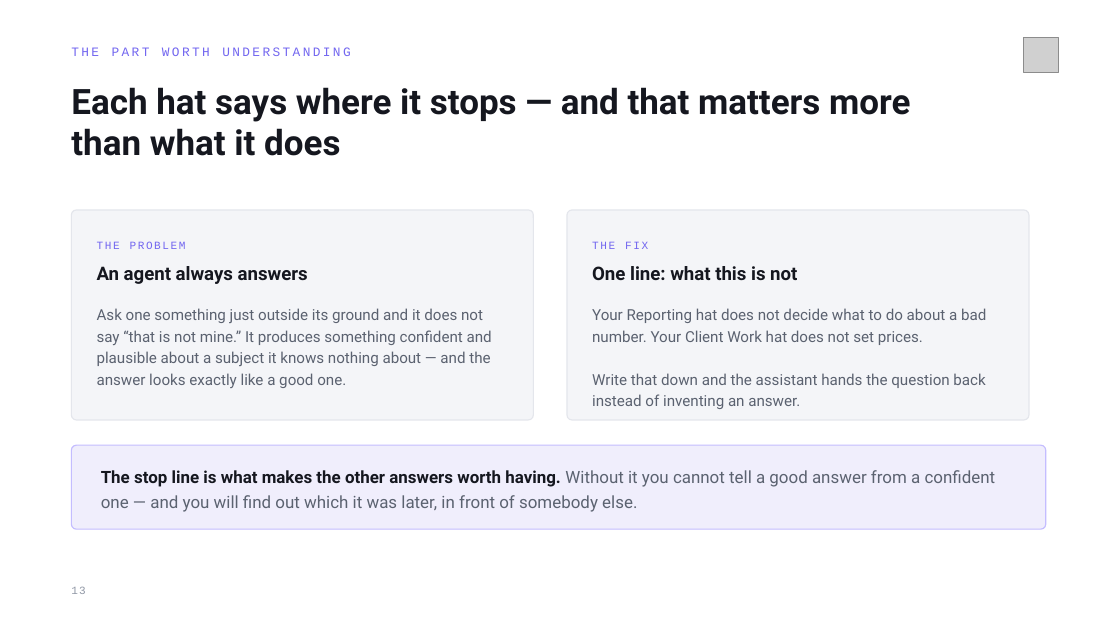
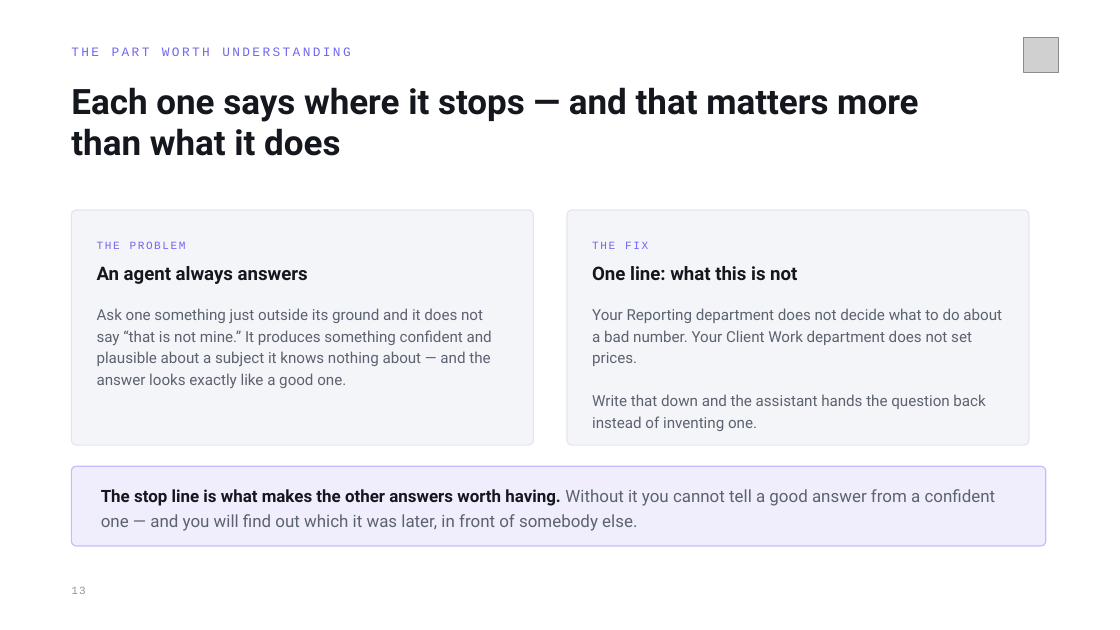
Before and after one commit to MeshPro-iPaaS/ai-ops-framework, a slide deck: slide 13 of docs/Your AI Second Brain — a hands-on hour.pptx. Drawn at 1120x630 pixels with LibreOffice and Linux fonts; fonts in the diff are those of the drawing; grey boxes stand for pictures. Boxes give left, top, right and bottom in pixels: in the first picture for what was removed or moved away, otherwise in the second. Text is boxed around its words. In the diff, an @@ line names an element or a change of style, - is before the commit and + after.

```diff
--- a/docs/Your AI Second Brain — a hands-on hour.pptx
+++ b/docs/Your AI Second Brain — a hands-on hour.pptx
@@ text at [71,87,918,156]: text changed @@
-Each hat says where it stops — and that matters more than what it does
+Each one says where it stops — and that matters more than what it does
@@ rounded rectangle: place and size @@
-rounded rectangle at [71,210,534,420]
+rounded rectangle at [71,210,534,445]
@@ rounded rectangle: place and size @@
-rounded rectangle at [567,210,1029,420]
+rounded rectangle at [567,210,1029,445]
@@ text at [592,308,1002,431]: text changed @@
-Your Reporting hat does not decide what to do about a bad number. Your Client Work hat does not set prices.
-Write that down and the assistant hands the question back instead of inventing an answer.
+Your Reporting department does not decide what to do about a bad number. Your Client Work department does not set prices.
+Write that down and the assistant hands the question back instead of inventing one.
@@ proportions changed in 3 elements at [71,210,534,445], [567,210,1029,445], [71,466,1046,546] @@
@@ rounded rectangle: place and size @@
-rounded rectangle at [71,445,1046,529]
+rounded rectangle at [71,466,1046,546]
@@ text "The stop line is what ...": place and size @@
-text "The stop line is what ..." at [101,470,996,512]
+text "The stop line is what ..." at [101,489,996,531]
```
Also in this commit, not shown: 5 other slides changed, 4 other files.
